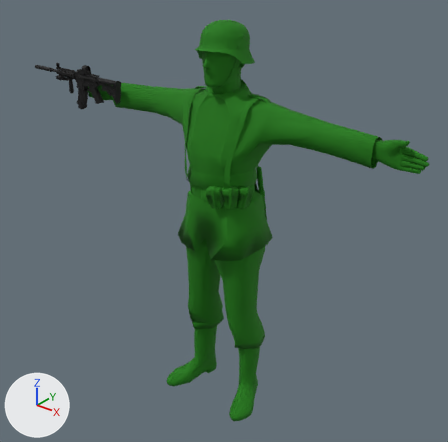
What one commit did to the FBX model ToylandSiege/Content/Soldier.FBX.
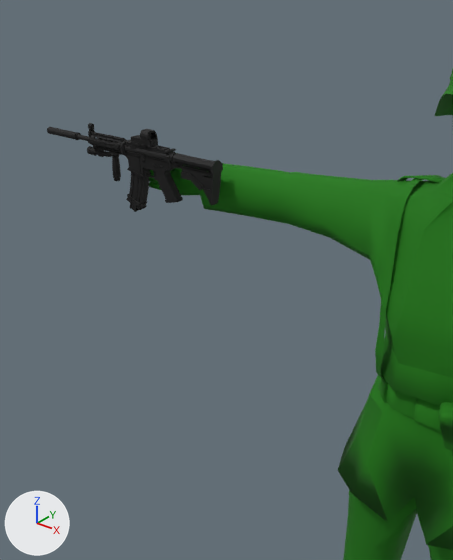
Each version is shown whole from a 50 mm lens placed at (0.805, -1.042, 1.091), pointed at (-0.032, 0.004, 0.442), then close up from a 50 mm lens placed at (0.16, -0.616, 0.945), pointed at (-0.27, -0.08, 0.612). Lighting does not change. The marker at lower left points along +X, +Y and +Z. Where no turn or scale is listed for an object, it has been applied to the vertices. Vertices at the same position are counted once.

Names of what the first close-up shows: 'M4A1', 'W_Soldier_1_W_Soldier_1_HELMET'.
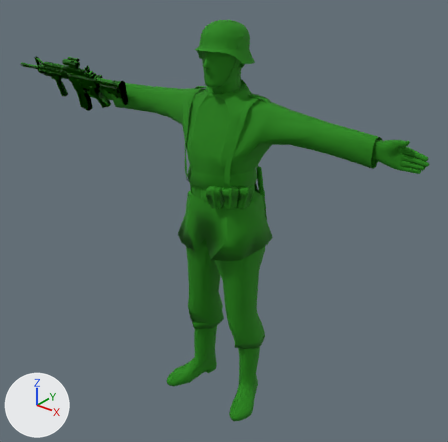
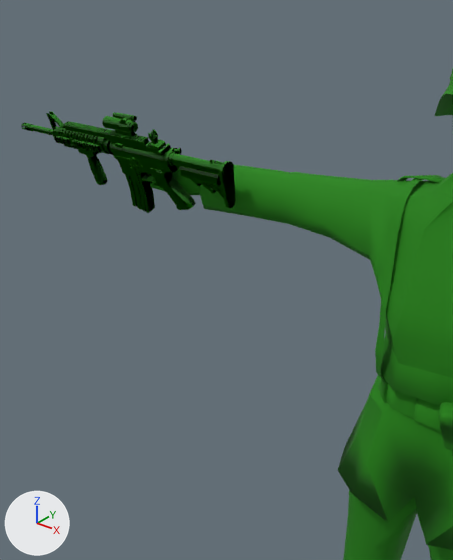
Location of each change, [x1, y1, x2, y2] in pixels of the close-ups (453 x 560 px):
'W_Soldier_1_W_Soldier_1_HELMET', reshaped: before [149, 69, 453, 560]; after [21, 69, 453, 560]
'M4A1', deleted: before [47, 123, 223, 212]
part 1 of me_mesh, added (green): after [21, 111, 236, 213]
part 2 of me_mesh, recoloured: [150, 165, 453, 415] in both

What the commit changed:
Material 'default' (mat_default) is new.
Its base color is (0.0118, 0.227, 0.0) (green #1c8300).
Its roughness is 0.859.
me_mesh is used by ob_w_soldier_1_w_soldier_1_helmet; location (0.003, -0.052, -0.001).
me_mesh had 4215 vertices, 7837 faces and spanned x -0.446..0.447, y -0.091..0.102, z -0.002..0.913.
me_mesh now has 22942 vertices, 45459 faces and spans x -0.664..0.447, y -0.091..0.102, z -0.002..0.913.
me_mesh part 1: 18727 vertices added at x -0.664..-0.277, y -0.038..0.021, z 0.652..0.792.
me_mesh part 2: 7733 faces spanning x -0.446..0.447, y -0.091..0.102, z -0.002..0.913 switch from mat_hip_1 (dark green #167700) to mat_default (green #1c8300).
me_mesh part 3: the surface is now shaded flat.
Object 'M4A1' (ob_m4a1) is deleted.
